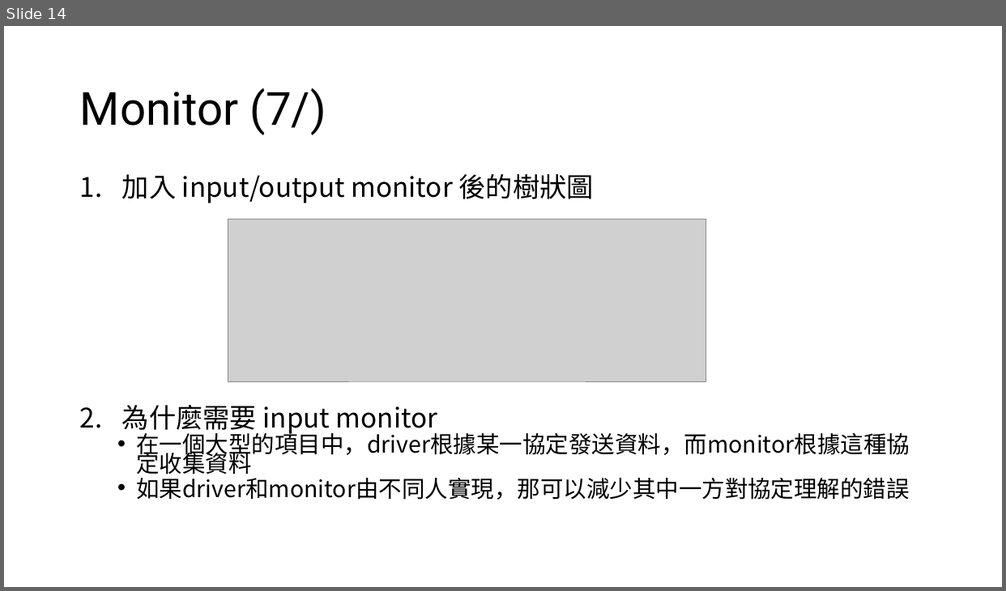
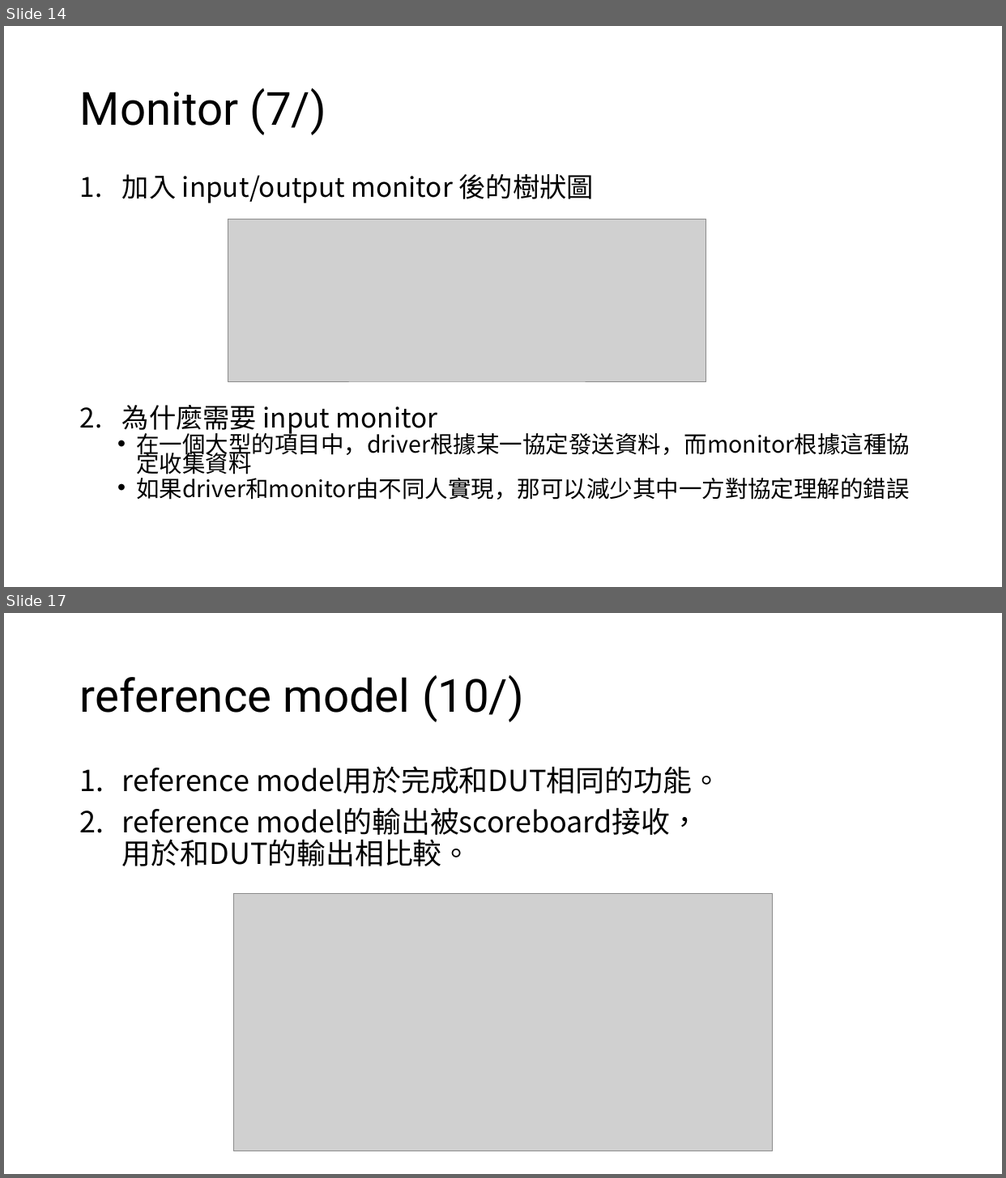
Before and after one commit to s9001055/DV_learning, a slide deck: UVM/UVM.pptx. Shown one above the other, each under a label of ours: slide 14 before the commit, slides 14 and 17 after it; the slides between them are not shown. The pictures are 1006x591 and 1006x1178 pixels, drawn with LibreOffice and Linux fonts; fonts in the diff are those of the drawing; grey boxes stand for pictures. Boxes give left, top, right and bottom in pixels: in the first picture for what was removed or moved away, otherwise in the second. Text is boxed around its words. In the diff, an @@ line names an element or a change of style, - is before the commit and + after.

```diff
--- a/UVM/UVM.pptx
+++ b/UVM/UVM.pptx
@@ slide 17 added at <box>4,613,1002,1174</box>, background #FFFFFF @@
@@ title added at <box>80,675,524,722</box>, 44 pt, text #000000 @@
+reference model (10/)
@@ text added at <box>122,766,721,867</box>, 28 pt, text #000000 @@
+1. reference model用於完成和DUT相同的功能。
+2. reference model的輸出被scoreboard接收，
+   用於和DUT的輸出相比較。
@@ picture added at <box>234,894,772,1152</box> @@
```
Also in this commit, not shown: 4 other slides added, 1 slide removed.
